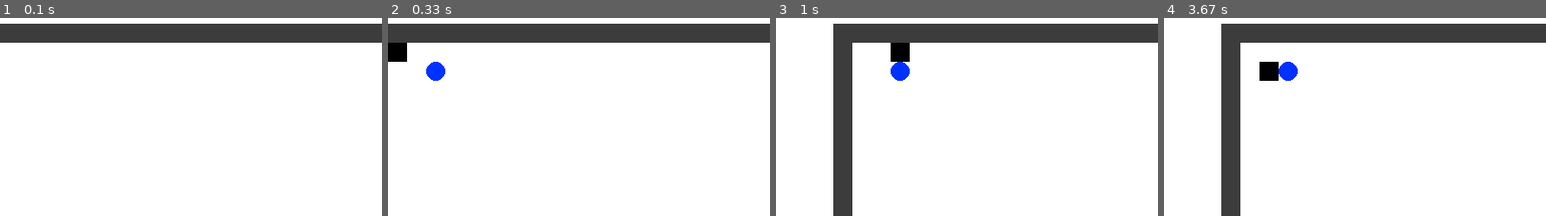
Above: before the commit, frames 1-4 (left to right).
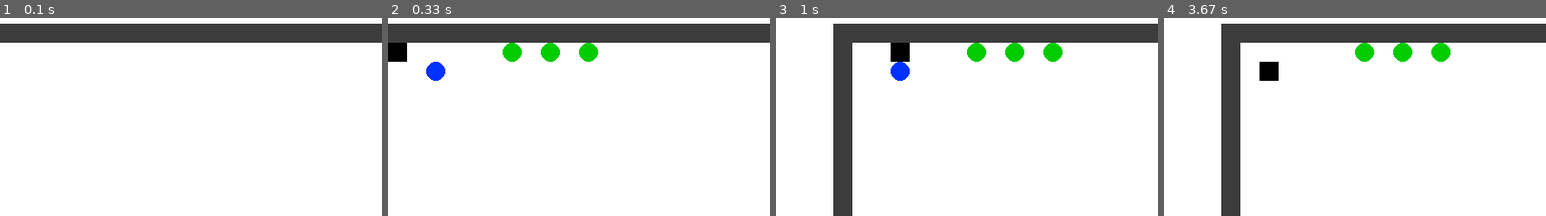
Above: after the commit, the same moments.

Repository: PygameProjects/OpenSource_rpg
Game: pygame game, started from main.py
Same seed, same stepped clock (60 frames per second), same inputs: the game is played once before the commit and once after it.
Inputs:
- Up to frame 1 (0.1 s): no input
- Up to frame 2 (0.33 s): no input
- Up to frame 3 (1 s): hold G 0.33-0.8 s; hold Right 0.33-0.8 s; hold Right from 0.83 s (still down)
- Up to frame 4 (3.67 s): release Right at 1.3 s; hold Right 1.67-2.13 s; hold Left 2.17-2.7 s; hold Down 2.73-3.03 s; tap G at 3.07 s; hold Left from 3.4 s (still down)
The pictures show only the part of the screen within x 0-50%, y 0-50%; the shares and areas given below are measured in that part.

Frame 1 is identical in both runs. In frame 2, 1.1% of the frame differs, in the area x 30-55%, y 12-23%; in frame 3, 1.1%; in frame 4, 1.5%, in the area x 30-75%, y 12-32%.

Commit message:
Created player inventory and get_item method

Diff:
--- a/game.py
+++ b/game.py
@@ -133,6 +133,9 @@
                     # Load the game with the "L" key
                     elif event.key == pygame.K_l:
                         self.load()
+                    # Get item
+                    elif event.key == pygame.K_g:
+                        self.player.get_item(self.tiles)
 
             # Drawing
             self.screen.fill(self.background)
--- a/map.txt
+++ b/map.txt
@@ -1,5 +1,5 @@
 #########################################################################
-#                                                                       #
+#      $ $ $                                                            #
 #  @                                                                    #
 #                                                                       #
 #                                                                       #
--- a/player.py
+++ b/player.py
@@ -22,6 +22,10 @@
         self.x = x
         self.y = y
         self.tile_size = tile_size
+        self.inventory = {
+                            'gold': 0,
+                            'pouch': []
+                        }
 
     def get_pos(self):
         return self.x, self.y
@@ -42,6 +46,21 @@
             if not tiles[new_y][self.x] == WALL:
                 self.y = new_y
 
+    def get_item(self, tiles):
+        """
+        If item under player, put item in inventory and remove item from map
+        """
+        if tiles[self.y][self.x] == GOLD:
+            self.inventory['gold'] += 1
+        if tiles[self.y][self.x] == KEY:
+            self.inventory['pouch'].append(KEY)
+        if tiles[self.y][self.x] != '.':
+            tiles[self.y][self.x] = '.'
+
+    def get_inventory(self):
+        return self.inventory
+
+
     def draw(self, screen):
         """
         Draws the player on the screen
